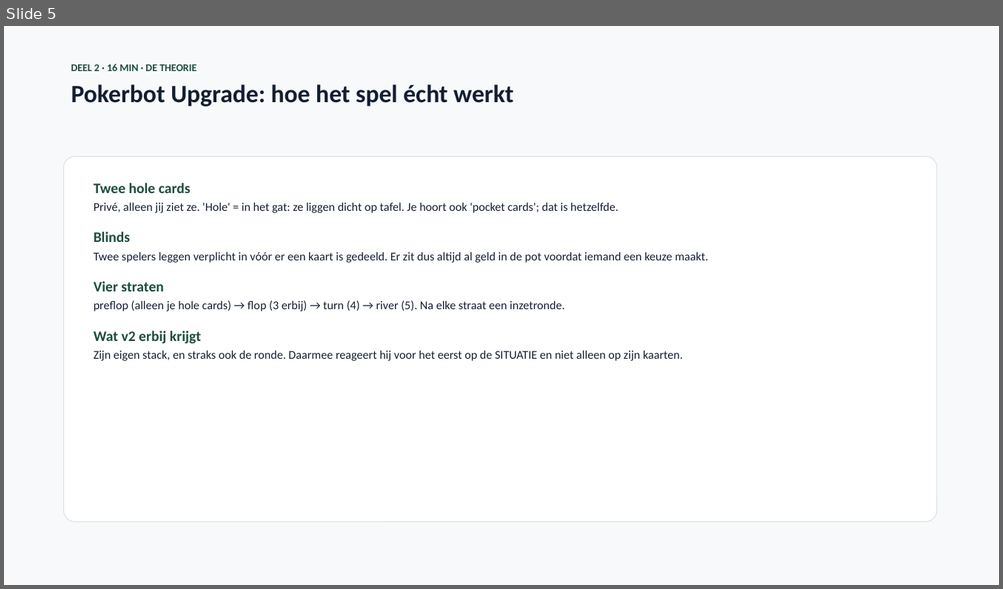
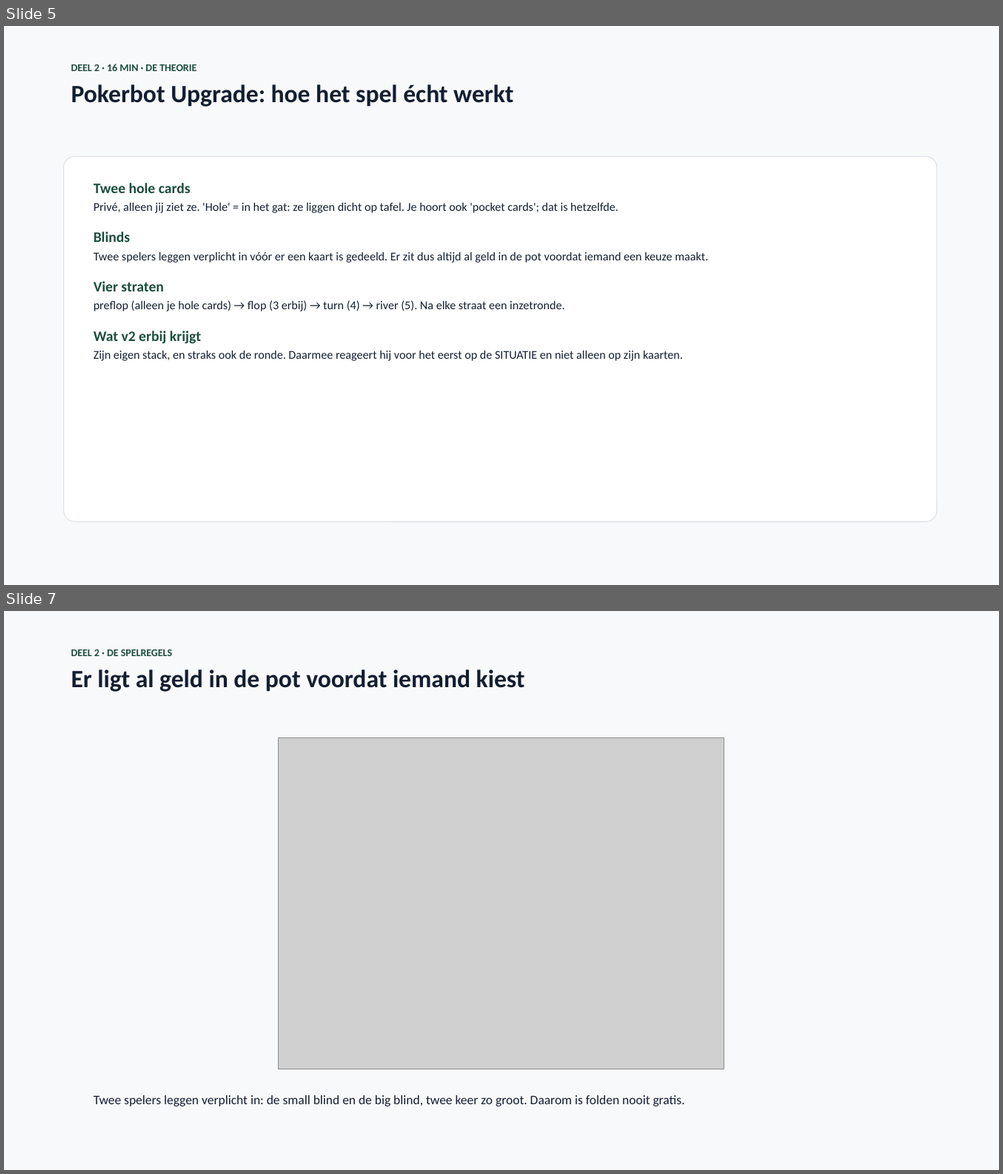
Before and after one commit to finturion/poker-analytics-challenge, a slide deck: powerpoints/Pokerbot_Upgrade_Week3.pptx. Shown one above the other, each under a label of ours: slide 5 before the commit, slides 5 and 7 after it; the slides between them are not shown. The pictures are 1003x589 and 1003x1174 pixels, drawn with LibreOffice and Linux fonts; fonts in the diff are those of the drawing; grey boxes stand for pictures. Boxes give left, top, right and bottom in pixels: in the first picture for what was removed or moved away, otherwise in the second. Text is boxed around its words. In the diff, an @@ line names an element or a change of style, - is before the commit and + after.

```diff
--- a/powerpoints/Pokerbot_Upgrade_Week3.pptx
+++ b/powerpoints/Pokerbot_Upgrade_Week3.pptx
@@ slide 7 added at (4, 611, 999, 1170), background #FFFFFF @@
@@ rectangle added at (4, 611, 999, 1170), fill #F8F9FA @@
@@ text added at (71, 649, 525, 692), 24 pt, text #121E31, bold @@
+DEEL 2 · DE SPELREGELS
+Er ligt al geld in de pot voordat iemand kiest
@@ picture added at (279, 738, 724, 1070) @@
@@ text added at (94, 1096, 685, 1107), 12.5 pt, text #121E31 @@
+Twee spelers leggen verplicht in: de small blind en de big blind, twee keer zo groot. Daarom is folden nooit gratis.
```
Also in this commit, not shown: 1 slide changed, 12 other slides added, 16 other files.
